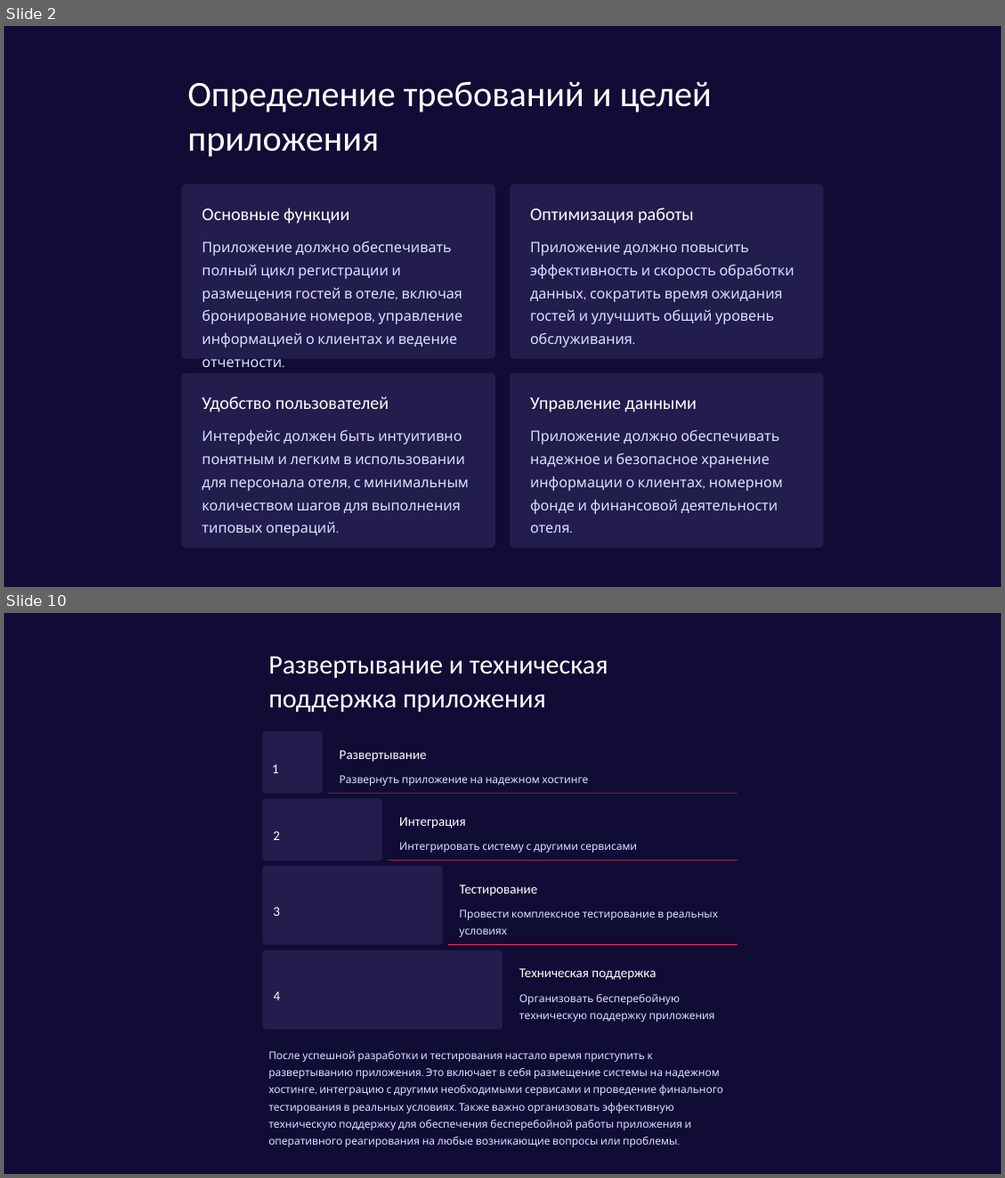
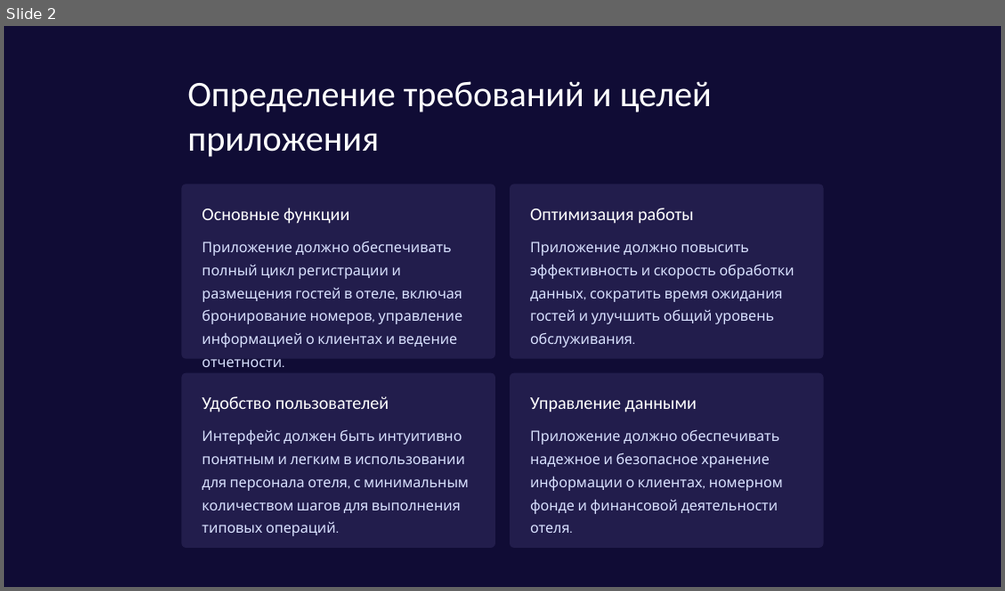
Before and after one commit to Savi2345/Peredacha, a slide deck: Vvedenie-v-razrabotku-prilozheniya-dlya-zapisi-klientov-v-otele.pptx. Shown one above the other, each under a label of ours: slides 2 and 10 before the commit, slide 2 after it; the slides between them are not shown. The pictures are 1005x1178 and 1005x591 pixels, drawn with LibreOffice and Linux fonts; fonts in the diff are those of the drawing. Boxes give left, top, right and bottom in pixels: in the first picture for what was removed or moved away, otherwise in the second. Text is boxed around its words. In the diff, an @@ line names an element or a change of style, - is before the commit and + after.

```diff
--- a/Vvedenie-v-razrabotku-prilozheniya-dlya-zapisi-klientov-v-otele.pptx
+++ b/Vvedenie-v-razrabotku-prilozheniya-dlya-zapisi-klientov-v-otele.pptx
@@ slide 10 removed at (x1=4, y1=613, x2=1001, y2=1174), background #FFFFFF @@
@@ rectangle removed at (x1=4, y1=613, x2=1001, y2=1174) @@
@@ text removed at (x1=268, y1=656, x2=608, y2=712) @@
-Развертывание и техническая поддержка приложения
@@ rounded rectangle removed at (x1=262, y1=731, x2=323, y2=793) @@
@@ text removed at (x1=272, y1=764, x2=279, y2=773) @@
-1
@@ text removed at (x1=340, y1=750, x2=427, y2=762) @@
-Развертывание
@@ rounded rectangle removed at (x1=262, y1=799, x2=383, y2=860) @@
@@ rectangle removed at (x1=328, y1=793, x2=737, y2=793) @@
@@ text removed at (x1=340, y1=775, x2=588, y2=786) @@
-Развернуть приложение на надежном хостинге
@@ text removed at (x1=399, y1=817, x2=466, y2=828) @@
-Интеграция
@@ text removed at (x1=273, y1=831, x2=280, y2=840) @@
-2
@@ text removed at (x1=399, y1=842, x2=638, y2=852) @@
-Интегрировать систему с другими сервисами
@@ rounded rectangle removed at (x1=262, y1=866, x2=443, y2=944) @@
@@ rectangle removed at (x1=388, y1=860, x2=737, y2=860) @@
@@ text removed at (x1=460, y1=884, x2=538, y2=896) @@
-Тестирование
@@ text removed at (x1=273, y1=907, x2=280, y2=916) @@
-3
@@ text removed at (x1=459, y1=909, x2=718, y2=937) @@
-Провести комплексное тестирование в реальных условиях
@@ rounded rectangle removed at (x1=262, y1=950, x2=502, y2=1030) @@
@@ rectangle removed at (x1=447, y1=944, x2=736, y2=945) @@
@@ text removed at (x1=519, y1=968, x2=655, y2=980) @@
-Техническая поддержка
@@ text removed at (x1=274, y1=991, x2=281, y2=1000) @@
-4
@@ text removed at (x1=519, y1=994, x2=715, y2=1022) @@
-Организовать бесперебойную техническую поддержку приложения
@@ text removed at (x1=268, y1=1051, x2=723, y2=1147) @@
-После успешной разработки и тестирования настало время приступить к развертыванию приложения. Это включает в себя размещение системы на надежном хостинге, интеграцию с другими необходимыми сервисами и проведение финального тестирования в реальных условиях. Также важно организовать эффективную техническую поддержку для обеспечения бесперебойной работы приложения и оперативного реагирования на любые возникающие вопросы или проблемы.
```
Also in this commit, not shown: 4 slides changed, 2 slides added, 4 other slides removed.
